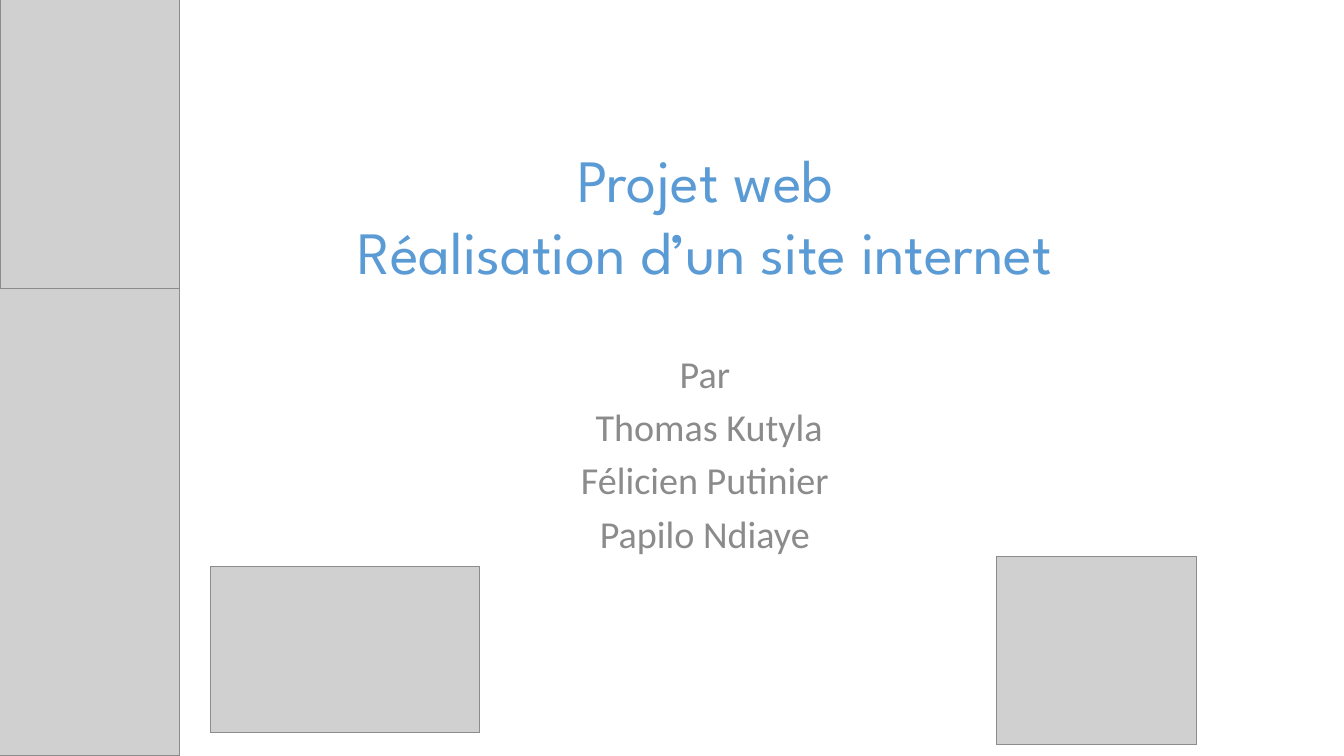
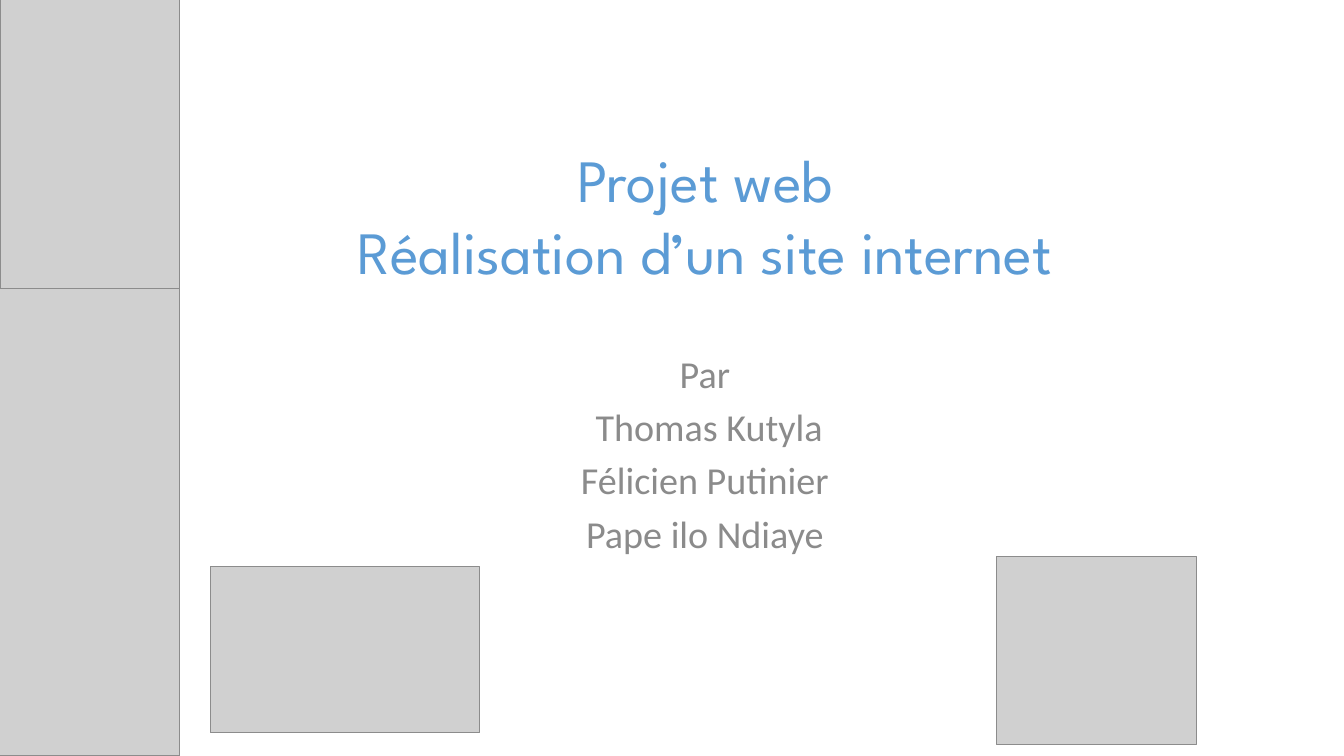
Before and after one commit to eehP/WeebProject, a slide deck: slide 1 of Présentation.pptx. Drawn at 1344x756 pixels with LibreOffice and Linux fonts; fonts in the diff are those of the drawing; grey boxes stand for pictures. Boxes give left, top, right and bottom in pixels: in the first picture for what was removed or moved away, otherwise in the second. Text is boxed around its words. In the diff, an @@ line names an element or a change of style, - is before the commit and + after.

```diff
--- a/Présentation.pptx
+++ b/Présentation.pptx
@@ text at box(586, 521, 824, 554): text changed @@
-Papilo Ndiaye
+Pape ilo Ndiaye
```
Also in this commit, not shown: 4 other slides changed, 2 slides added, 1 slide removed, 4 other files.
